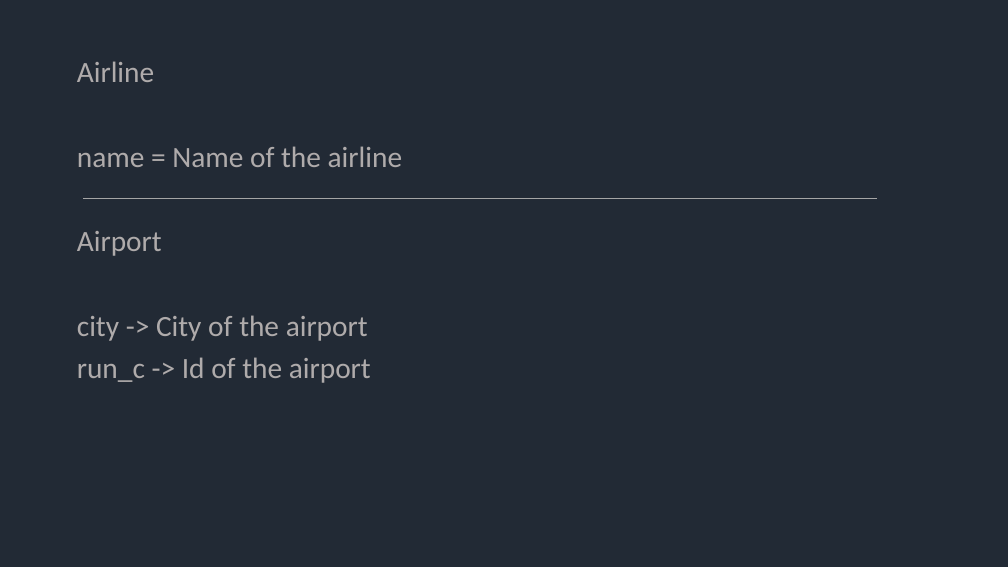
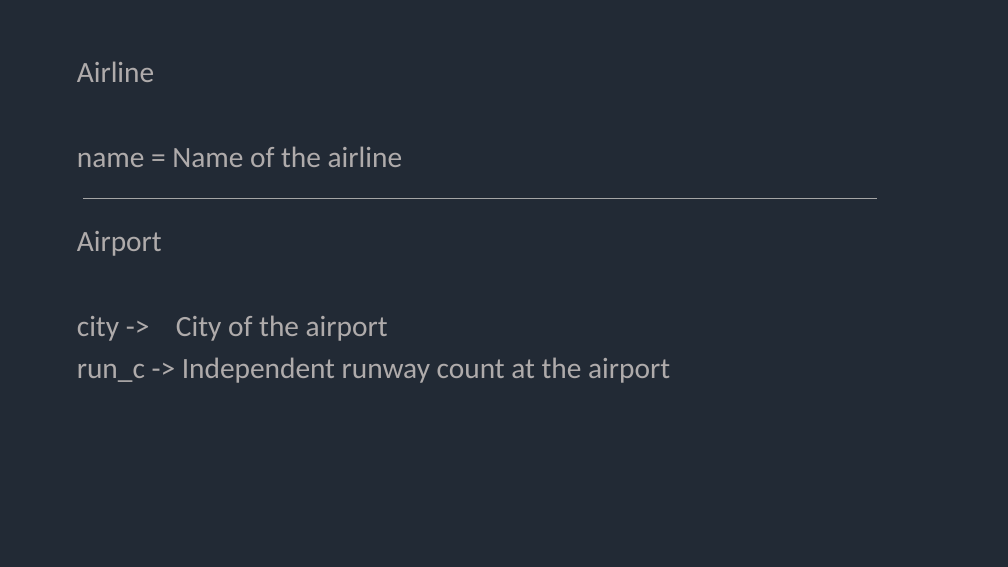
Before and after one commit to koderkushy/AirFlow-Django-Project-, a slide deck: slide 10 of AirFlow.pptx. Drawn at 1008x567 pixels with LibreOffice and Linux fonts; fonts in the diff are those of the drawing. Boxes give left, top, right and bottom in pixels: in the first picture for what was removed or moved away, otherwise in the second. Text is boxed around its words. In the diff, an @@ line names an element or a change of style, - is before the commit and + after.

```diff
--- a/AirFlow.pptx
+++ b/AirFlow.pptx
@@ text at box(77, 357, 670, 383): text changed @@
-run_c -> Id of the airport
+run_c -> Independent runway count at the airport
```
Also in this commit, not shown: 6 other slides changed, 1 other file.
